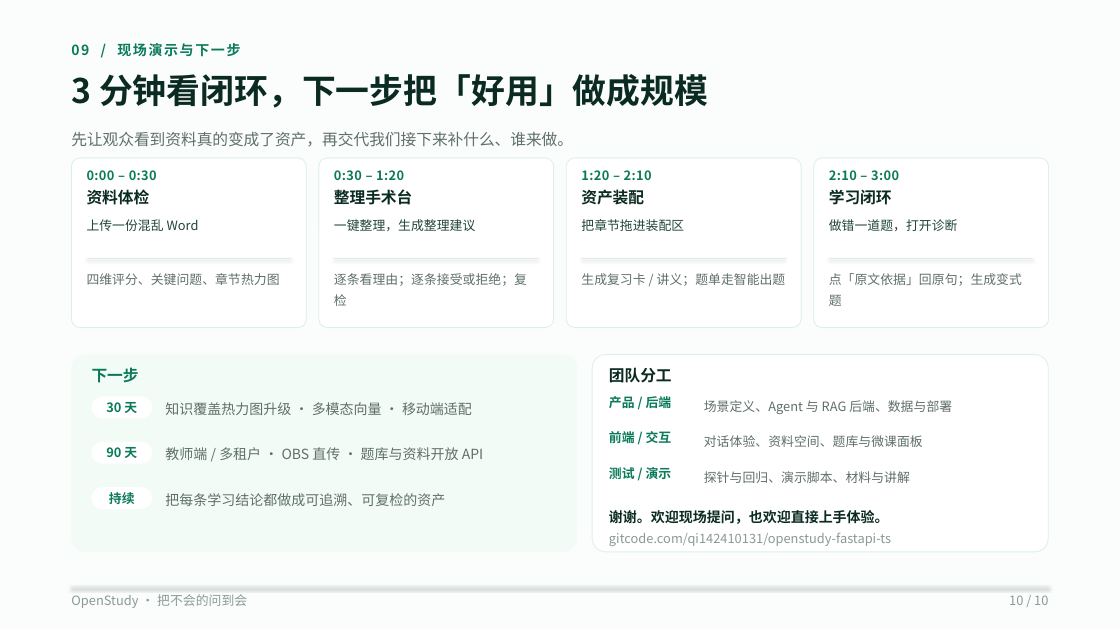
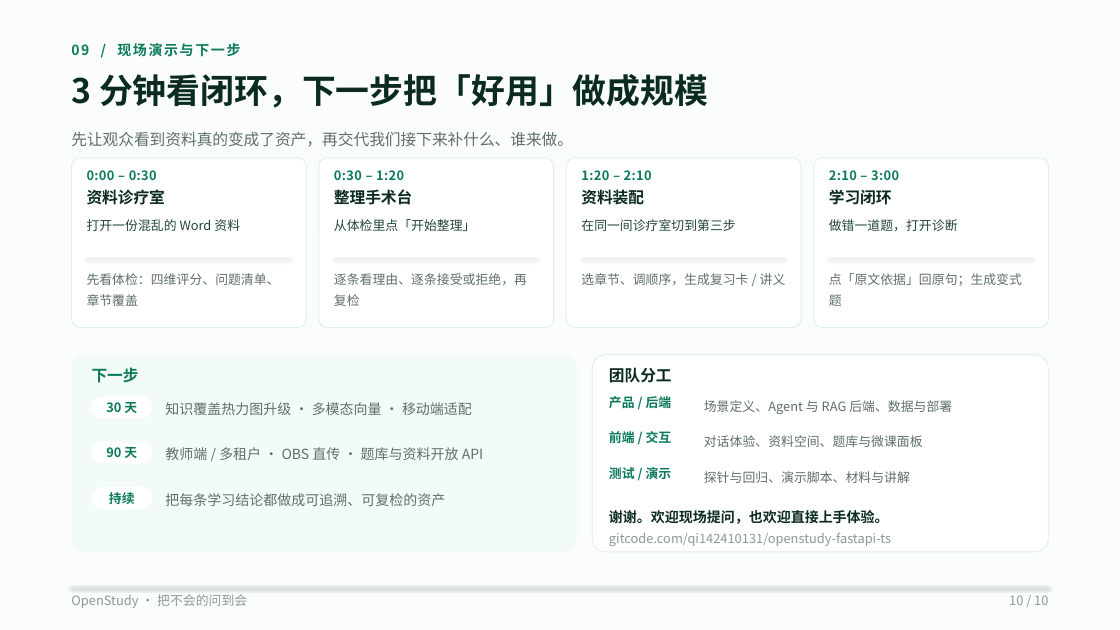
Before and after one commit to wufeng1234567/openstudy-fastapi-ts, a slide deck: slide 10 of doc/competition/OpenStudy-10页-V3-码道版.pptx. Drawn at 1120x630 pixels with LibreOffice and Linux fonts; fonts in the diff are those of the drawing. Boxes give left, top, right and bottom in pixels: in the first picture for what was removed or moved away, otherwise in the second. Text is boxed around its words. In the diff, an @@ line names an element or a change of style, - is before the commit and + after.

Commit message:
feat: 资料诊疗室统一入口与智能体提示词更新

```diff
--- a/doc/competition/OpenStudy-10页-V3-码道版.pptx
+++ b/doc/competition/OpenStudy-10页-V3-码道版.pptx
@@ text at box(87, 189, 165, 205): text changed @@
-资料体检
+资料诊疗室
@@ text at box(581, 189, 644, 205): text changed @@
-资产装配
+资料装配
@@ text at box(87, 219, 240, 231): text changed @@
-上传一份混乱 Word
+打开一份混乱的 Word 资料
@@ text at box(334, 219, 476, 231): text changed @@
-一键整理，生成整理建议
+从体检里点「开始整理」
@@ text at box(581, 219, 735, 231): text changed @@
-把章节拖进装配区
+在同一间诊疗室切到第三步
@@ text at box(87, 273, 280, 306): text changed @@
-四维评分、关键问题、章节热力图
+先看体检：四维评分、问题清单、章节覆盖
@@ text at box(334, 273, 527, 306): text changed @@
-逐条看理由；逐条接受或拒绝；复检
+逐条看理由、逐条接受或拒绝，再复检
@@ text at box(581, 273, 786, 285): text changed @@
-生成复习卡 / 讲义；题单走智能出题
+选章节、调顺序，生成复习卡 / 讲义
```
Also in this commit, not shown: 4 other slides changed, 18 other files.
